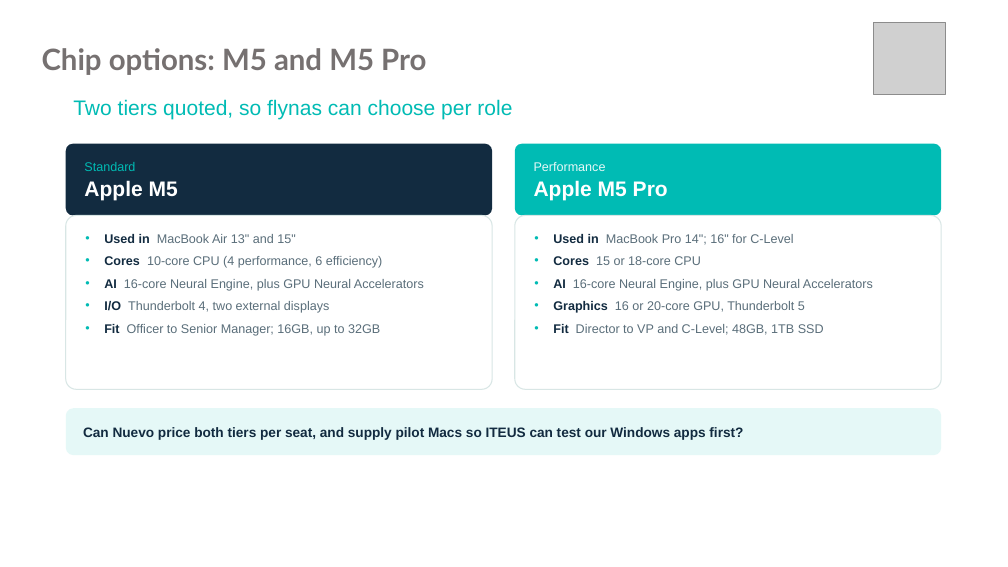
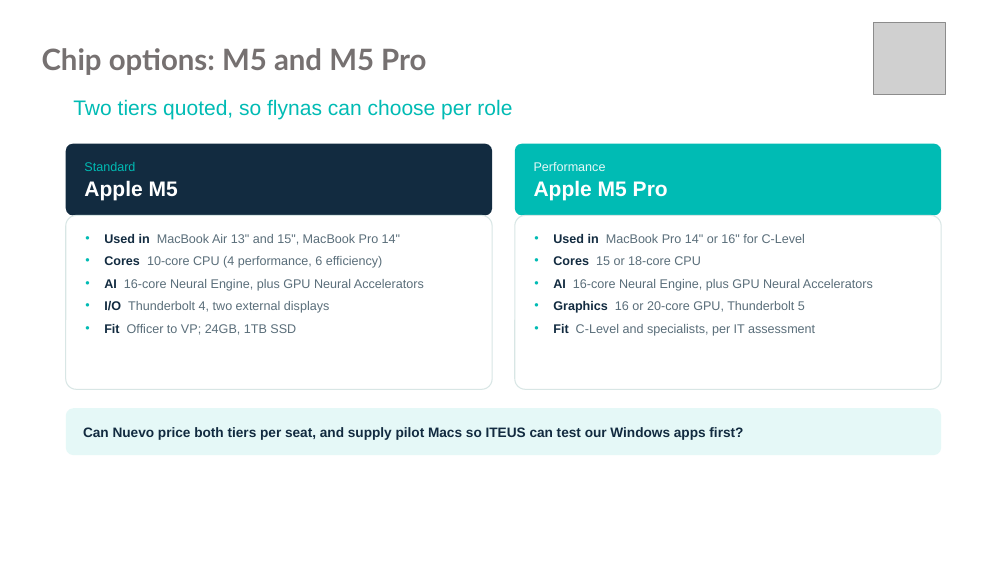
Before and after one commit to 7vbphz8fgw-commits/Bcipd, a slide deck: slide 5 of Flynas_Nuevo_Apple_DaaS_Discussion.pptx. Drawn at 1008x567 pixels with LibreOffice and Linux fonts; fonts in the diff are those of the drawing; grey boxes stand for pictures; background and template pictures are left out. Boxes give left, top, right and bottom in pixels: in the first picture for what was removed or moved away, otherwise in the second. Text is boxed around its words. In the diff, an @@ line names an element or a change of style, - is before the commit and + after.

```diff
--- a/Flynas_Nuevo_Apple_DaaS_Discussion.pptx
+++ b/Flynas_Nuevo_Apple_DaaS_Discussion.pptx
@@ text in rounded rectangle at [104,234,400,245]: text changed @@
-• Used in MacBook Air 13" and 15"
+• Used in MacBook Air 13" and 15", MacBook Pro 14"
@@ text in rounded rectangle at [553,234,805,243]: text changed @@
-• Used in MacBook Pro 14"; 16" for C-Level
+• Used in MacBook Pro 14" or 16" for C-Level
@@ text in rounded rectangle at [104,324,296,335]: text changed @@
-• Fit Officer to Senior Manager; 16GB, up to 32GB
+• Fit Officer to VP; 24GB, 1TB SSD
@@ text in rounded rectangle at [553,324,815,336]: text changed @@
-• Fit Director to VP and C-Level; 48GB, 1TB SSD
+• Fit C-Level and specialists, per IT assessment
```
Also in this commit, not shown: 1 other slide changed, 1 other file.
